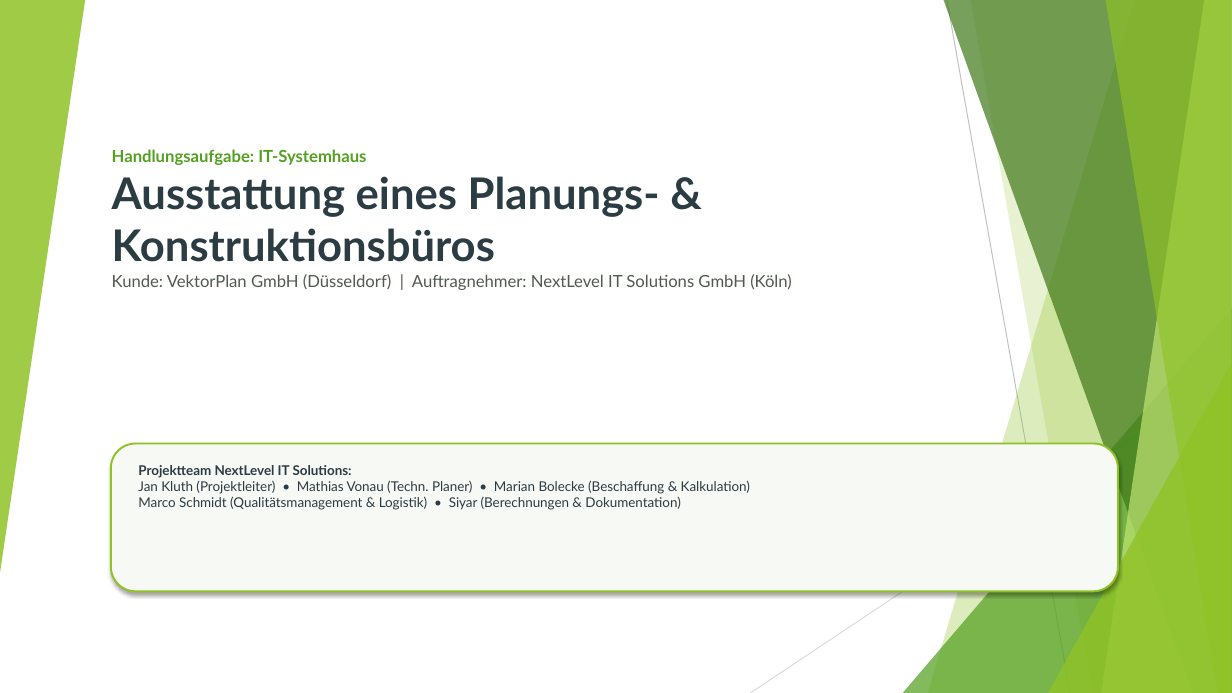
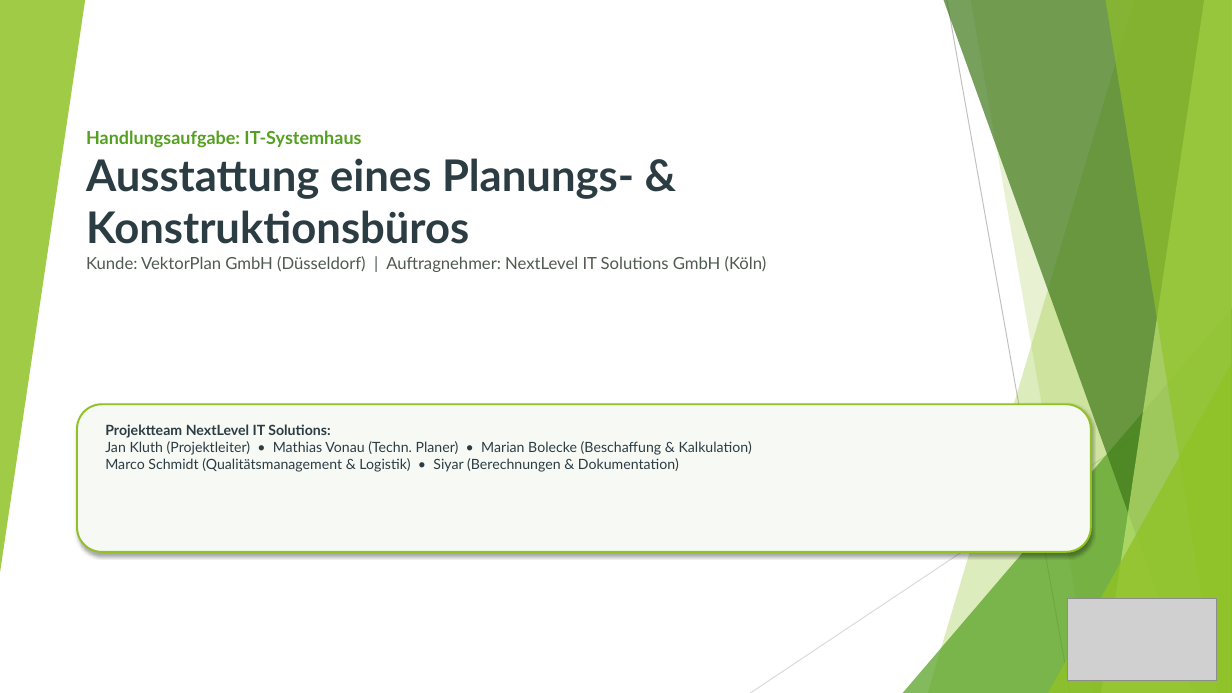
Before and after one commit to kluthjan/projekt_handlungsaufgabe, a slide deck: slide 1 of docs/08_Projektabschluss/Abschlusspraesentation.pptx. Drawn at 1232x693 pixels with LibreOffice and Linux fonts; fonts in the diff are those of the drawing; grey boxes stand for pictures. Boxes give left, top, right and bottom in pixels: in the first picture for what was removed or moved away, otherwise in the second. Text is boxed around its words. In the diff, an @@ line names an element or a change of style, - is before the commit and + after.

Commit message:
Praesentation optimiert: Widescreen-Layout vollstndig ausgenutzt, NextLevel-Logo mit transparentem Hintergrund vergroessert auf allen 16 Folien platziert, Hardware-Badges und PSP korrigiert

```diff
--- a/docs/08_Projektabschluss/Abschlusspraesentation.pptx
+++ b/docs/08_Projektabschluss/Abschlusspraesentation.pptx
@@ text "Handlungsaufgabe: IT-Systemhaus": place and size @@
-text "Handlungsaufgabe: IT-Systemhaus" at [112, 149, 792, 290]
+text "Handlungsaufgabe: IT-Systemhaus" at [86, 130, 767, 272]
@@ text at [86, 130, 361, 148]: size 13 to 14 pt in "Handlungsaufgabe: IT-Systemhaus" @@
@@ rounded rectangle: place and size @@
-rounded rectangle at [111, 444, 1118, 592]
+rounded rectangle at [77, 405, 1091, 553]
@@ text "Projektteam NextLevel IT Solutions:": place and size @@
-text "Projektteam NextLevel IT Solutions:" at [138, 465, 750, 510]
+text "Projektteam NextLevel IT Solutions:" at [105, 424, 752, 472]
@@ text "Projektteam NextLevel IT Solutions:" at [105, 424, 752, 472]: size 10.5 to 11 pt @@
@@ picture added at [1068, 598, 1217, 680] @@
```
Also in this commit, not shown: 15 other slides changed, 1 other file.
